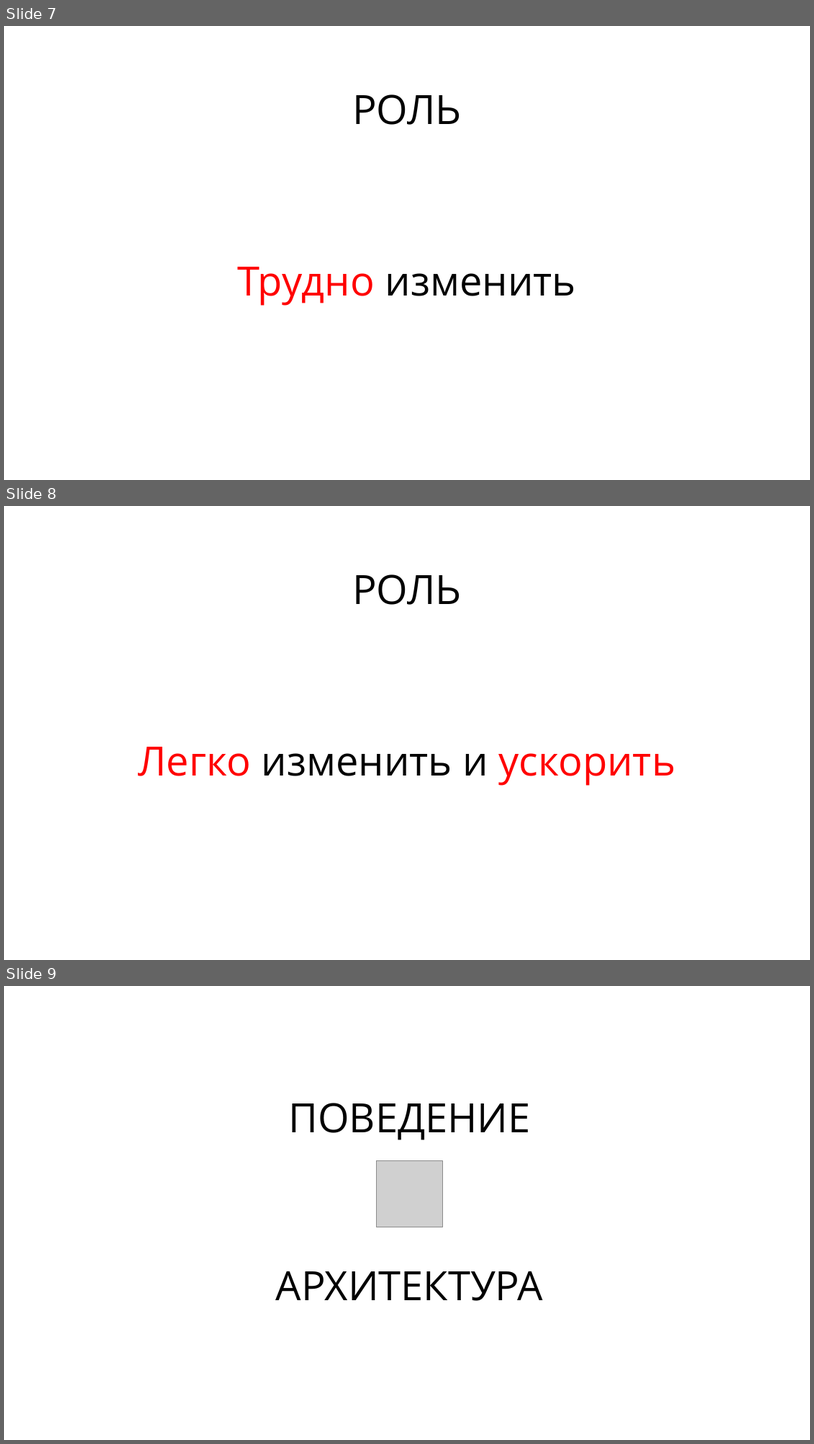
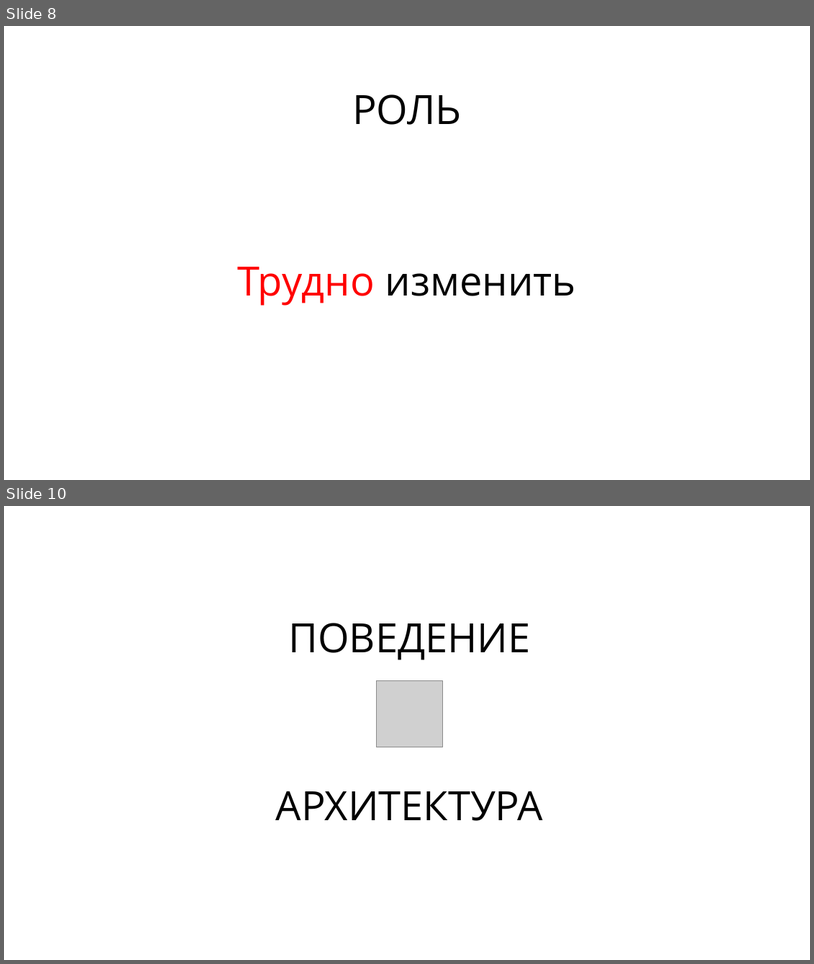
Before and after one commit to rkhaimov/brain-gym, a slide deck: Презентация.pptx. Shown one above the other, each under a label of ours: slides 7, 8 and 9 before the commit, slides 8 and 10 after it; the slides between them are not shown. The pictures are 814x1444 and 814x964 pixels, drawn with LibreOffice and Linux fonts; fonts in the diff are those of the drawing; grey boxes stand for pictures. Boxes give left, top, right and bottom in pixels: in the first picture for what was removed or moved away, otherwise in the second. Text is boxed around its words. In the diff, an @@ line names an element or a change of style, - is before the commit and + after.

```diff
--- a/Презентация.pptx
+++ b/Презентация.pptx
@@ slide 8 removed at (4,506,810,960), background #FFFFFF @@
@@ text removed at (352,574,462,605) @@
-РОЛЬ
@@ text removed at (139,746,676,785) @@
-Легко изменить и ускорить
@@ what was slide 7 is now slide 8 @@
@@ what was slide 9 is now slide 10 @@
```
Also in this commit, not shown: 3 slides added, 1 other slide removed.
